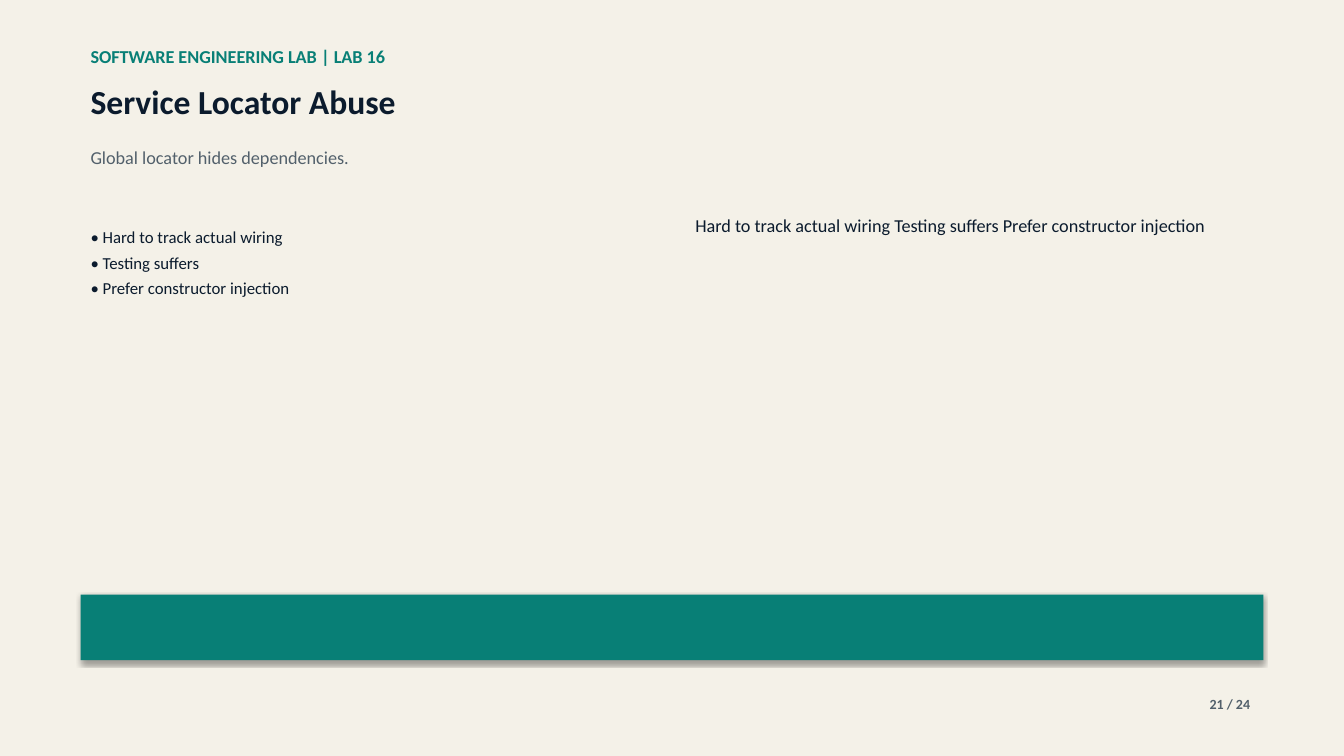
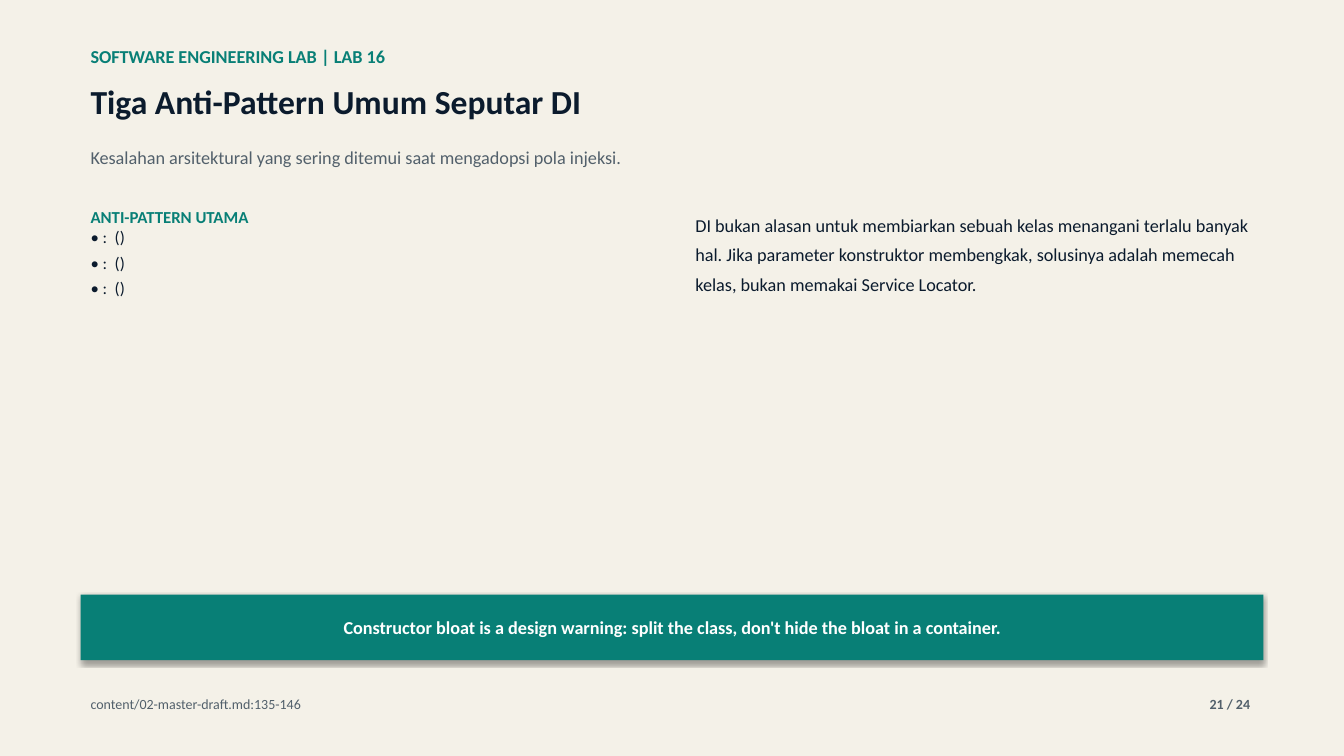
Before and after one commit to lukman-ss/software-engineering-lab, a slide deck: slide 21 of labs/16-dependency-injection/result/linkedin/lab-16-dependency-injection-carousel.pptx. Drawn at 1344x756 pixels with LibreOffice and Linux fonts; fonts in the diff are those of the drawing. Boxes give left, top, right and bottom in pixels: in the first picture for what was removed or moved away, otherwise in the second. Text is boxed around its words. In the diff, an @@ line names an element or a change of style, - is before the commit and + after.

Commit message:
feat: update lab 16 dependency injection content, presentation, and documentation artifacts

```diff
--- a/labs/16-dependency-injection/result/linkedin/lab-16-dependency-injection-carousel.pptx
+++ b/labs/16-dependency-injection/result/linkedin/lab-16-dependency-injection-carousel.pptx
@@ text at (91, 90, 581, 120): text changed @@
-Service Locator Abuse
+Tiga Anti-Pattern Umum Seputar DI
@@ text at (91, 151, 621, 167): text changed @@
-Global locator hides dependencies.
+Kesalahan arsitektural yang sering ditemui saat mengadopsi pola injeksi.
@@ text at (91, 212, 249, 223): text changed; text colour #0B1B2D to #087F76; bold on @@
-• Hard to track actual wiring
-• Testing suffers
-• Prefer constructor injection
+ANTI-PATTERN UTAMA
+• : ()
+• : ()
+• : ()
@@ text at (695, 219, 1248, 293): text changed @@
-Hard to track actual wiring Testing suffers Prefer constructor injection
+DI bukan alasan untuk membiarkan sebuah kelas menangani terlalu banyak hal. Jika parameter konstruktor membengkak, solusinya adalah memecah kelas, bukan memakai Service Locator.
@@ text in rectangle at (344, 621, 1001, 637): text added @@
+Constructor bloat is a design warning: split the class, don't hide the bloat in a container.
@@ text added at (91, 699, 301, 710), 10 pt, text #52606B @@
+content/02-master-draft.md:135-146
```
Also in this commit, not shown: 16 other slides changed, 7 slides added, 7 slides removed, 7 other files.
